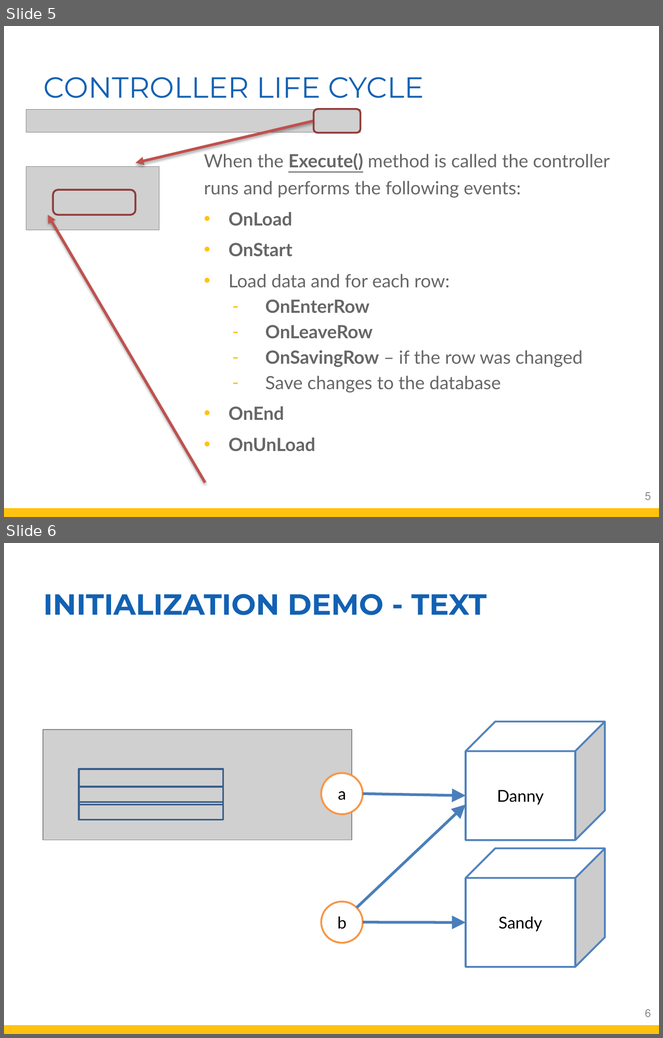
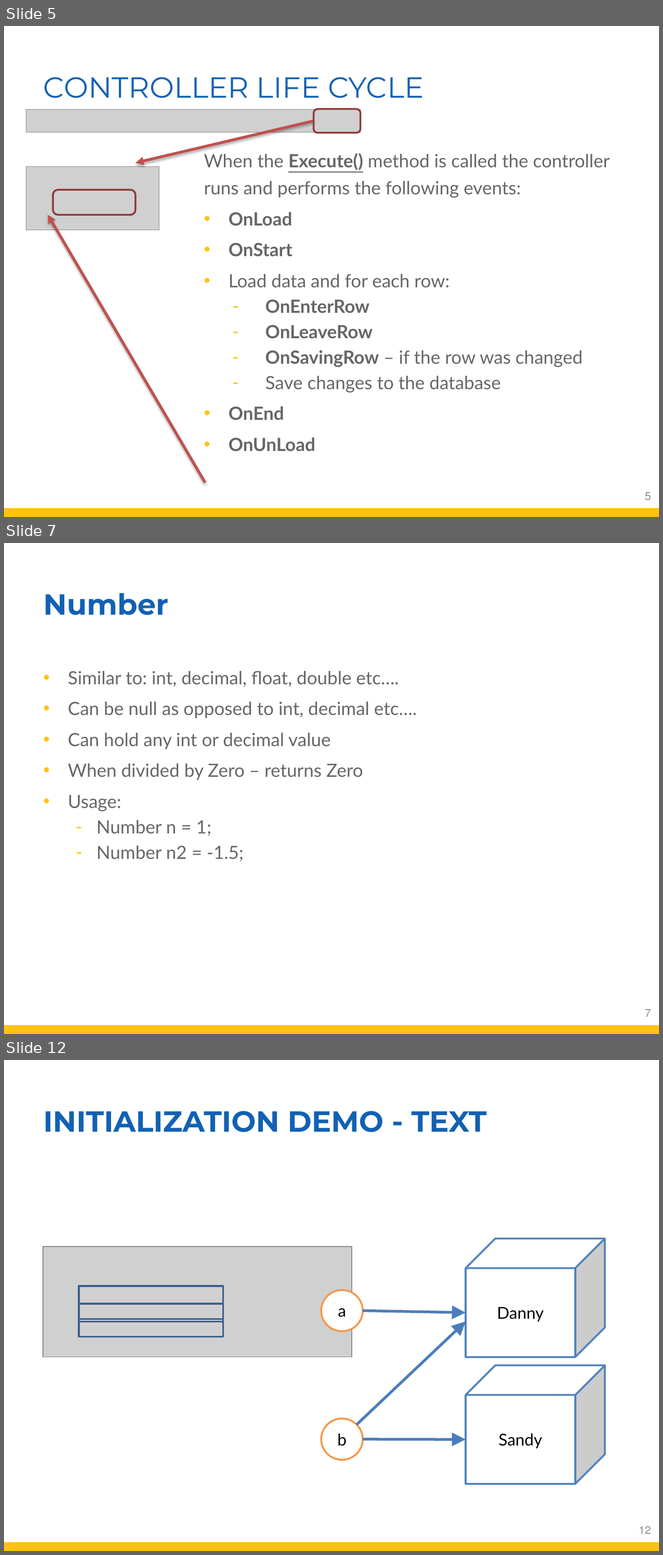
Before and after one commit to FireflyMigration/firefly-doc, a slide deck: dev-docs/guide/Training.pptx. Shown one above the other, each under a label of ours: slides 5 and 6 before the commit, slides 5, 7 and 12 after it; the slides between them are not shown. The pictures are 663x1038 and 663x1555 pixels, drawn with LibreOffice and Linux fonts; fonts in the diff are those of the drawing; grey boxes stand for pictures; background and template pictures are left out. Boxes give left, top, right and bottom in pixels: in the first picture for what was removed or moved away, otherwise in the second. Text is boxed around its words. In the diff, an @@ line names an element or a change of style, - is before the commit and + after.

```diff
--- a/dev-docs/guide/Training.pptx
+++ b/dev-docs/guide/Training.pptx
@@ slide 7 added at (x1=4, y1=543, x2=659, y2=1034), background #FFFFFF; not listed: 1 template element that a slide beside it also shows @@
@@ title added at (x1=44, y1=593, x2=169, y2=615), 32 pt, text #1261B3, bold @@
+Number
@@ text added at (x1=68, y1=671, x2=417, y2=862), 20 pt, text #666666 @@
+• Similar to: int, decimal, float, double etc….
+• Can be null as opposed to int, decimal etc….
+• Can hold any int or decimal value
+• When divided by Zero – returns Zero
+• Usage:
+  – Number n = 1;
+  – Number n2 = -1.5;
@@ page number added at (x1=645, y1=1009, x2=651, y2=1017), 12 pt, text #898989 @@
+7
@@ what was slide 6 is now slide 12 @@
@@ page number at (x1=639, y1=1526, x2=651, y2=1534): text changed @@
-6
+12
```
Also in this commit, not shown: 5 other slides added, 1 other file.
